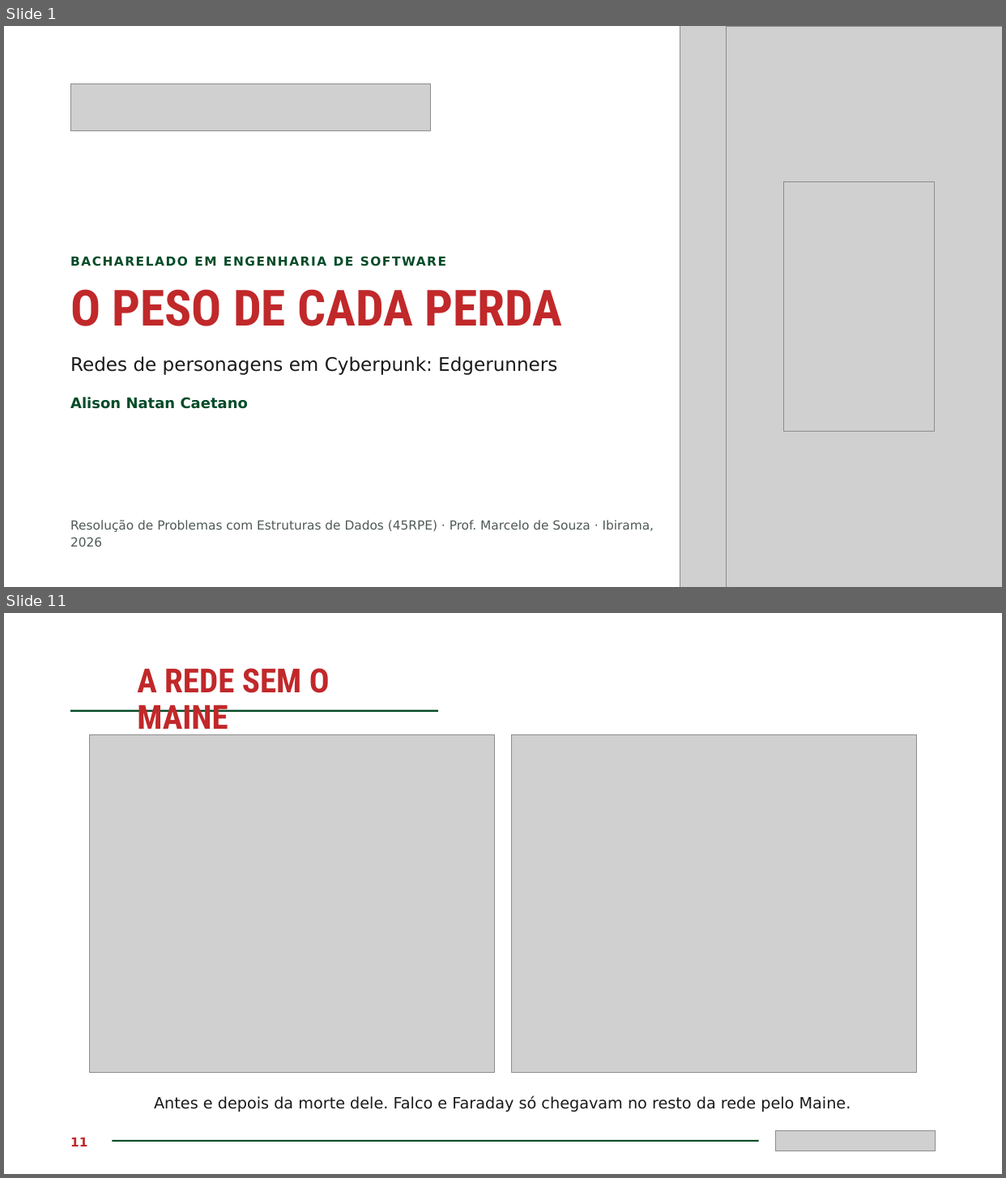
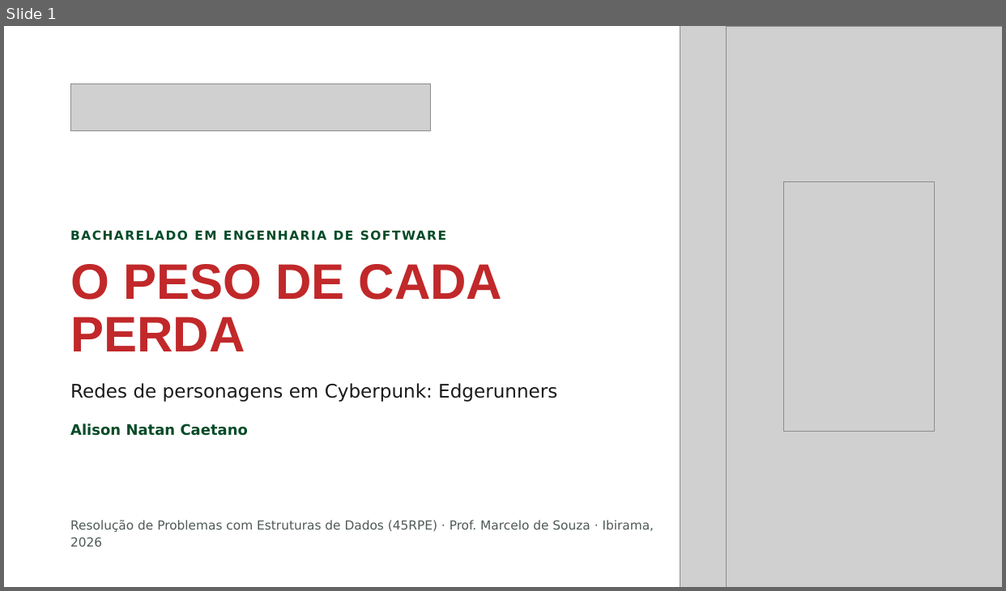
Before and after one commit to AlizonCaetano/dataset-cyberpunk, a slide deck: apresentacao.pptx. Shown one above the other, each under a label of ours: slides 1 and 11 before the commit, slide 1 after it; the slides between them are not shown. The pictures are 1006x1178 and 1006x591 pixels, drawn with LibreOffice and Linux fonts; fonts in the diff are those of the drawing; grey boxes stand for pictures. Boxes give left, top, right and bottom in pixels: in the first picture for what was removed or moved away, otherwise in the second. Text is boxed around its words. In the diff, an @@ line names an element or a change of style, - is before the commit and + after.

```diff
--- a/apresentacao.pptx
+++ b/apresentacao.pptx
@@ slide 11 removed at <box>4,613,1002,1174</box>, background #FFFFFF @@
@@ title removed at <box>137,668,330,735</box> @@
-A REDE SEM O MAINE
@@ line removed from (70, 711) to (438, 711) @@
@@ picture removed at <box>89,735,495,1072</box> @@
@@ picture removed at <box>512,735,918,1072</box> @@
@@ text removed at <box>154,1096,851,1112</box> @@
-Antes e depois da morte dele. Falco e Faraday só chegavam no resto da rede pelo Maine.
@@ text removed at <box>70,1137,87,1147</box> @@
-11
@@ rectangle removed at <box>112,1141,759,1142</box> @@
@@ picture removed at <box>776,1131,936,1152</box> @@
@@ slide 1 changed as well @@
@@ text "BACHARELADO EM ENGENHARIA DE SOFTWARE": place and size @@
-text "BACHARELADO EM ENGENHARIA DE SOFTWARE" at <box>194,256,446,267</box>
+text "BACHARELADO EM ENGENHARIA DE SOFTWARE" at <box>194,230,446,241</box>
@@ title "O PESO DE CADA PERDA": place and size @@
-title "O PESO DE CADA PERDA" at <box>70,289,562,327</box>
+title "O PESO DE CADA PERDA" at <box>70,264,503,352</box>
@@ title "O PESO DE CADA PERDA" at <box>70,264,503,352</box>: font Roboto Condensed to Arial @@
@@ text "Redes de personagens em Cyberpunk: ...": place and size @@
-text "Redes de personagens em Cyberpunk: ..." at <box>70,356,557,375</box>
+text "Redes de personagens em Cyberpunk: ..." at <box>70,383,557,402</box>
@@ text "Alison Natan Caetano": place and size @@
-text "Alison Natan Caetano" at <box>70,397,248,409</box>
+text "Alison Natan Caetano" at <box>70,424,248,436</box>
```
Also in this commit, not shown: 9 other slides changed, 20 slides added, 3 other slides removed.
